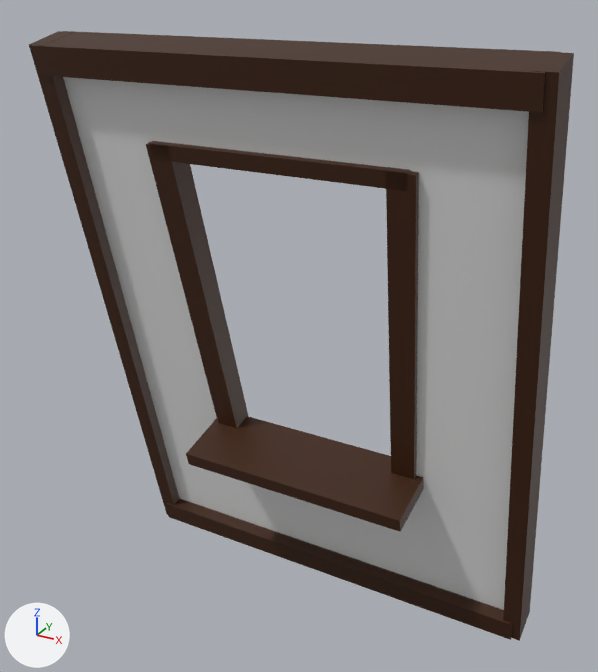
What one commit did to the FBX model 3D/Batiment/MaisonRicheVillage/MaisRich_Mur_et_ext_fenetre.fbx.
Camera for both pictures: a 50 mm lens placed at (0.263, -0.421, 0.429), pointed at (0.018, 0.026, 0.206). The axes (+X, +Y, +Z) are drawn at lower left. The lights are the same throughout. Where no turn or scale is listed for an object, it has been applied to the vertices.
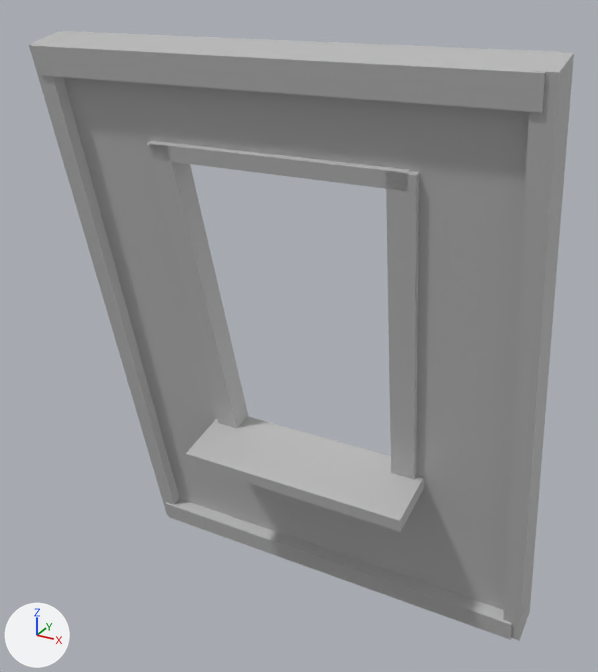
The newer file is also turned or shifted as a whole; pictures and numbers use the older file's frame.

What differs and where, as boxes [x1, y1, x2, y2] in the pictures (598 x 672 px):
part 1 of me_mesh, recoloured: [63, 77, 529, 610] in both
part 2 of me_mesh, recoloured (brown to grey): [29, 31, 574, 641] in both

Edits to the bpy script that builds the scene:
```text
Add mat_defaultpolygonshader:
    mat_defaultpolygonshader = principled_material('defaultPolygonShader')
    mat_defaultpolygonshader.base_color = (0.5, 0.5, 0.5)  # grey #bcbcbc
Change me_mesh:
    where me_mesh.from_pydata(...)  # 80 vertices, 60 faces; spans x -0.157..0.157, y -0.046..0.077, z -0.2..0.207
    used by ob_polysurface37; location = (0.0242, 0.0073, 0.1884)
    me_mesh part 1: all 12 faces that had it switch from mat_mur (white #e5e5e5) to mat_defaultpolygonshader (grey #bcbcbc)
    me_mesh part 2: all 48 faces that had it switch from mat_bois (brown #3d1c00) to mat_defaultpolygonshader (grey #bcbcbc)
```
